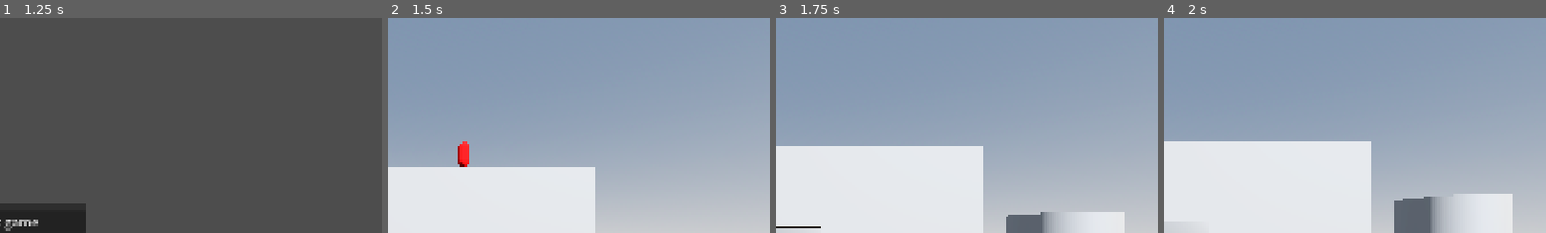
Above: before the commit, frames 1-4 (left to right).
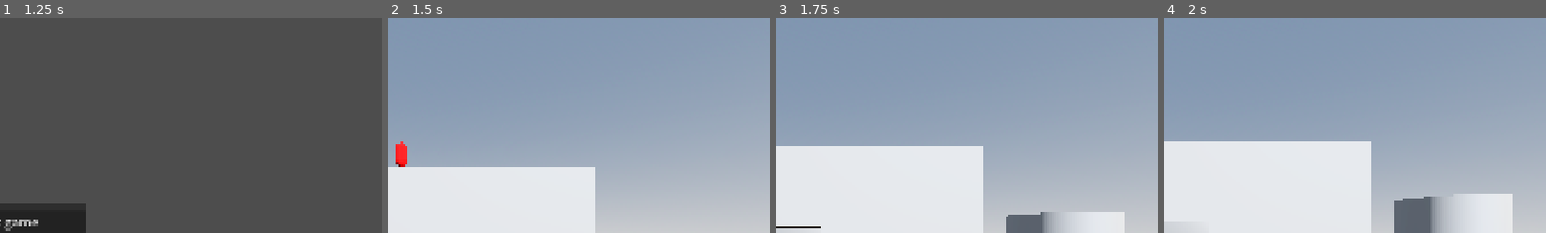
Above: after the commit, the same moments.

Repository: Arox315/Horror-Game
Game: Godot game, scene res://stages/playground/playground.tscn
The game is run twice, just before and just after one commit, with the same random seed, the same clock (stepped at 60 frames per second) and the same inputs. The project has no main scene, so this scene is started directly.
Inputs (mouse positions are % of the whole screen's width and height, from its top left):
- Up to frame 1 (1.25 s): tap Enter at 0.5 s; move the mouse to (72, 45) at 0.52 s; hold D (right) from 0.53 s (still down); tap E (interact) at 0.6 s; click (72, 45) at 0.67 s; tap Space (jump) at 0.77 s
- Up to frame 2 (1.5 s): release D (right) at 1.25 s; click "Host game" at 1.25 s
- Up to frame 3 (1.75 s): no input
- Up to frame 4 (2 s): no input
The pictures show only the part of the screen within x 49-99%, y 0-50%; the shares and areas given below are measured in that part.

Frame 1 is identical in both runs. In frame 2, 0.6% of the frame differs, in the area x 2-22%, y 57-70%; in frame 3, nothing differs; in frame 4, nothing differs.

Commit message:
feat: Refactor effect banner structure and update properties names. Update some methods descriptions and remove unused code

Diff:
--- a/common/components/effects_component/effect_banner/effect_banner.gd
+++ b/common/components/effects_component/effect_banner/effect_banner.gd
@@ -15,21 +15,21 @@
 @export var lifetime: float
 @export var is_endless: bool
 
-@onready var bg_active: TextureRect = $BGActive
-@onready var bg_diminished: ColorRect = $BGDiminished
-@onready var label: Label = $Label
+@onready var icon: TextureRect = $InnerPanelWrapper/InnerPanel/Icon
+@onready var diminished_overlay: ColorRect = $InnerPanelWrapper/InnerPanel/DiminishedOverlay
+@onready var label: Label = $InnerPanelWrapper/InnerPanel/Label
 
-var bg_tween: Tween
+var tween: Tween
 
 
 func _ready() -> void:
-	bg_tween = create_tween()
+	tween = create_tween()
 	label.text = stacks
-	bg_active.texture = effect_icon
+	icon.texture = effect_icon
 	max_stacks = max_stacks
 
 	if not is_endless:
-		bg_tween.tween_property(bg_diminished,"size",Vector2(bg_diminished.size.x, bg_diminished.size.x), lifetime)
+		tween.tween_property(diminished_overlay,"size",Vector2(diminished_overlay.size.x, diminished_overlay.size.x), lifetime)
 
 
 func update_display(new_stacks: int) -> void:
@@ -38,13 +38,13 @@
 
 	label.text = str(new_stacks)
 
-	bg_tween.kill()
-	bg_tween = create_tween()
+	tween.kill()
+	tween = create_tween()
 
-	bg_diminished.size.y = 0.0
-	bg_tween.tween_property(bg_diminished,"size",Vector2(bg_diminished.size.x, bg_diminished.size.x), lifetime)
+	diminished_overlay.size.y = 0.0
+	tween.tween_property(diminished_overlay,"size",Vector2(diminished_overlay.size.x, diminished_overlay.size.x), lifetime)
 
 
 func delete() -> void:
-	bg_tween.kill()
+	tween.kill()
 	queue_free()
--- a/common/components/effects_component/effect_banner/effect_banner.tscn
+++ b/common/components/effects_component/effect_banner/effect_banner.tscn
@@ -11,38 +11,57 @@
 offset_bottom = 64.0
 script = ExtResource("1_4qtbp")
 
-[node name="BGActive" type="TextureRect" parent="."]
+[node name="Border" type="ColorRect" parent="."]
 layout_mode = 1
 anchors_preset = 15
 anchor_right = 1.0
 anchor_bottom = 1.0
 grow_horizontal = 2
 grow_vertical = 2
-texture = ExtResource("2_ivpa3")
-expand_mode = 1
+color = Color(0, 0, 0, 1)
 
-[node name="BGDiminished" type="ColorRect" parent="."]
+[node name="InnerPanelWrapper" type="MarginContainer" parent="."]
 layout_mode = 1
 anchors_preset = 15
 anchor_right = 1.0
 anchor_bottom = 1.0
-offset_bottom = -64.0
 grow_horizontal = 2
 grow_vertical = 2
+theme_override_constants/margin_left = 2
+theme_override_constants/margin_top = 2
+theme_override_constants/margin_right = 2
+theme_override_constants/margin_bottom = 2
+
+[node name="InnerPanel" type="Control" parent="InnerPanelWrapper"]
+layout_mode = 2
+
+[node name="Icon" type="TextureRect" parent="InnerPanelWrapper/InnerPanel"]
+layout_mode = 0
+offset_right = 60.0
+offset_bottom = 60.0
+grow_horizontal = 2
+grow_vertical = 2
+texture = ExtResource("2_ivpa3")
+expand_mode = 1
+
+[node name="DiminishedOverlay" type="ColorRect" parent="InnerPanelWrapper/InnerPanel"]
+layout_mode = 0
+offset_right = 60.0
+grow_horizontal = 2
+grow_vertical = 2
+size_flags_vertical = 0
 color = Color(0, 0, 0, 0.49019608)
 
-[node name="Label" type="Label" parent="."]
-layout_mode = 1
-anchors_preset = 3
-anchor_left = 1.0
-anchor_top = 1.0
-anchor_right = 1.0
-anchor_bottom = 1.0
-offset_left = -11.0
-offset_top = -22.0
-offset_bottom = 4.0
+[node name="Label" type="Label" parent="InnerPanelWrapper/InnerPanel"]
+layout_mode = 0
+offset_left = 49.0
+offset_top = 34.0
+offset_right = 60.0
+offset_bottom = 60.0
 grow_horizontal = 0
 grow_vertical = 0
+size_flags_horizontal = 8
+size_flags_vertical = 8
 theme_override_colors/font_outline_color = Color(0, 0, 0, 1)
 theme_override_constants/outline_size = 2
 theme_override_font_sizes/font_size = 18
--- a/common/effects/effect.gd
+++ b/common/effects/effect.gd
@@ -12,19 +12,7 @@
 ##Current amount of stacks of the effect. Effect will start with this amount.
 @export var current_stacks: int = 1:
 	set(value):
-		#var old := current_stacks
 		current_stacks = clamp(value, 0, max_stacks)
-		#if not is_inside_tree(): return
-		#
-		#if current_stacks > old:
-			#stack_gained.emit(current_stacks)
-			#
-		#if current_stacks < old:
-			#stack_lost.emit(current_stacks)
-			#
-		#if old > 0 and current_stacks <= 0:
-			#finished.emit()
-
 ##How long each stack lasts.
 @export var stack_uptime: float = 5.0
 ##If effect is not unique gaining it again while active will not increase a stack but create another instance of the effect.
@@ -72,7 +60,6 @@
 	deleted.connect(on_deleted)
 	update_effect()
 	_setup_banner()
-	#print(target, multiplayer.get_remote_sender_id(), finished.get_connections())
 
 
 var _stack_livetime: float = 0.0
@@ -138,15 +125,6 @@
 	stack_lost.emit(stacks)
 
 
-#@rpc("unreliable","any_peer","call_local")
-#func force_finish_effect() -> void:
-	#if multiplayer.is_server():
-		#print("[%s] Effect %s has been removed" % [target, name])
-	#
-	#_emit_finish_global.rpc()
-	#delete_effect()
-
-
 func delete_effect() -> void:
 	_emit_finished_global.rpc()
 
@@ -157,16 +135,6 @@
 
 	queue_free()
 	_emit_deleted_global.rpc()
-
-
-#func _disable_sync() -> void:
-	#var sync = get_node_or_null("EffectSync") as MultiplayerSynchronizer
-	#if not sync: return
-	#
-	#sync.set_visibility_for(0, false)
-	#sync.set_multiplayer_authority(1)
-	#sync.process_mode = Node.PROCESS_MODE_DISABLED
-	#ServerRequests.send_delete_request(sync)
 
 
 func _setup_banner() -> void:
--- a/globals/autoloads/multiplayer_manager.gd
+++ b/globals/autoloads/multiplayer_manager.gd
@@ -29,6 +29,7 @@
 	multiplayer.multiplayer_peer = peer
 	print_debug("Joined as player! ID: %d" % peer.get_unique_id())
 
+
 func _spawn_player(id: int = 1) -> void:
 	if not multiplayer.is_server():
 		return
@@ -44,20 +45,3 @@
 		return
 
 	current_scene.get_node(str(id)).queue_free()
-
-
-#@rpc("any_peer","reliable")
-#func request_hide_interactable_popup(peer_id: int):
-	#if not multiplayer.is_server():
-		#return
-	##var peer_id := multiplayer.get_remote_sender_id()
-	#rpc_id(peer_id,"hide_popup")
-#
-#
-#@rpc("any_peer","reliable")
-#func request_show_interactable_popup(peer_id: int):
-	#if not multiplayer.is_server():
-		#return
-	##var peer_id := multiplayer.get_remote_sender_id()
-	#print(peer_id)
-	#rpc_id(peer_id,"show_popup")
--- a/globals/autoloads/server_requests.gd
+++ b/globals/autoloads/server_requests.gd
@@ -1,9 +1,11 @@
 extends Node
+## The ServerRequests provide methods that send requests from clients to the server to perform actions
 
-
-# ----- Node deletion -----
+# ----- Scene Node deletion -----
 
 ## Sends a request to the server to delete the [param node].
+## [br][b]Important[/b]: This request can delete scene nodes.
+## It is recomended to use [method Node.queue_free] for deleting spawned nodes instead of this request.
 func send_delete_request(node: Node) -> void:
 	var node_path: NodePath = node.get_path()
 	if node_path.is_empty(): return
--- a/globals/autoloads/utilities.gd
+++ b/globals/autoloads/utilities.gd
@@ -1,5 +1,5 @@
 extends Node
-
+## Utilities provide useful methods for common use
 
 # ----- Utilities -----
 
--- a/stages/playground/playground.tscn
+++ b/stages/playground/playground.tscn
@@ -390,7 +390,7 @@
 shape = SubResource("BoxShape3D_7h8id")
 
 [node name="TestEnemy" parent="." instance=ExtResource("6_bkhp6")]
-transform = Transform3D(1, 0, 0, 0, 1, 0, 0, 0, 1, 5.910153, 19.73263, -20.560532)
+transform = Transform3D(1, 0, 0, 0, 1, 0, 0, 0, 1, 0.638906, 19.73263, -20.560532)
 
 [connection signal="pressed" from="MultiplayerMenu/Panel/VBoxContainer/HostButton" to="MultiplayerMenu" method="_on_host_button_pressed"]
 [connection signal="pressed" from="MultiplayerMenu/Panel/VBoxContainer/JoinButton" to="MultiplayerMenu" method="_on_join_button_pressed"]
